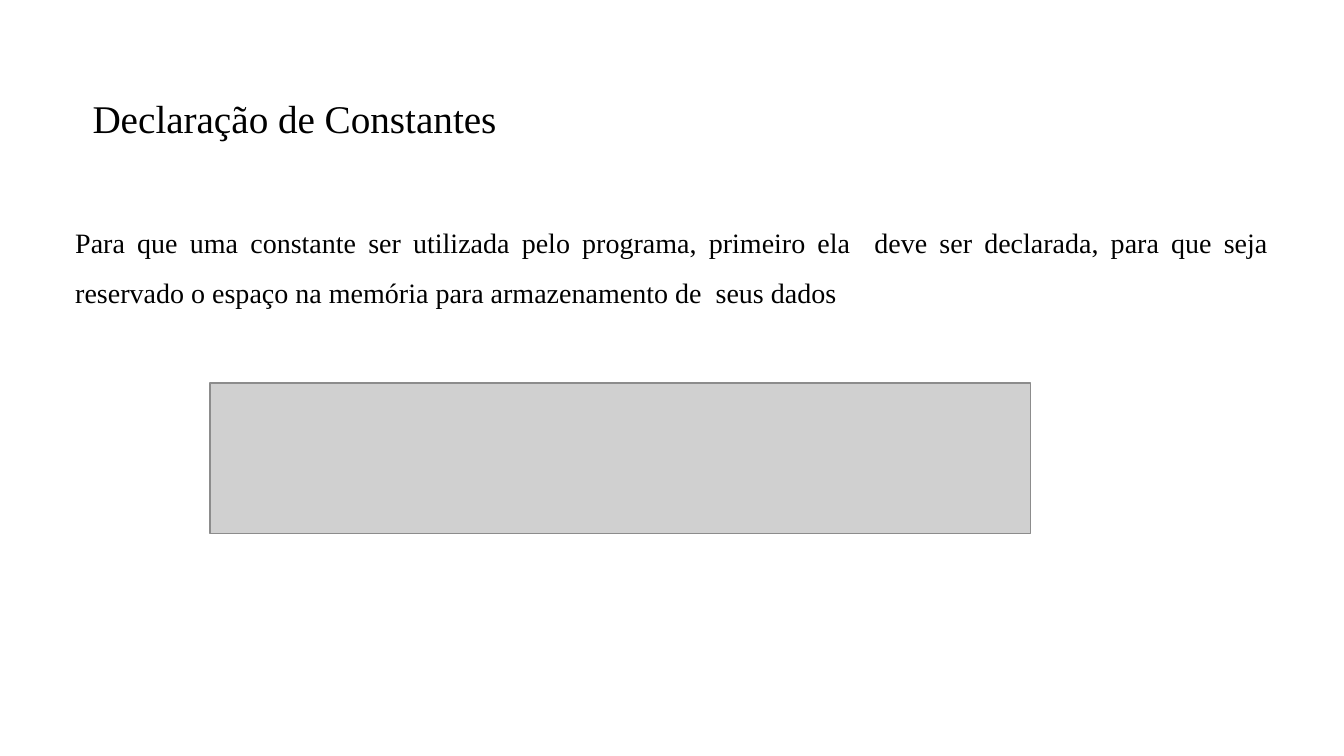
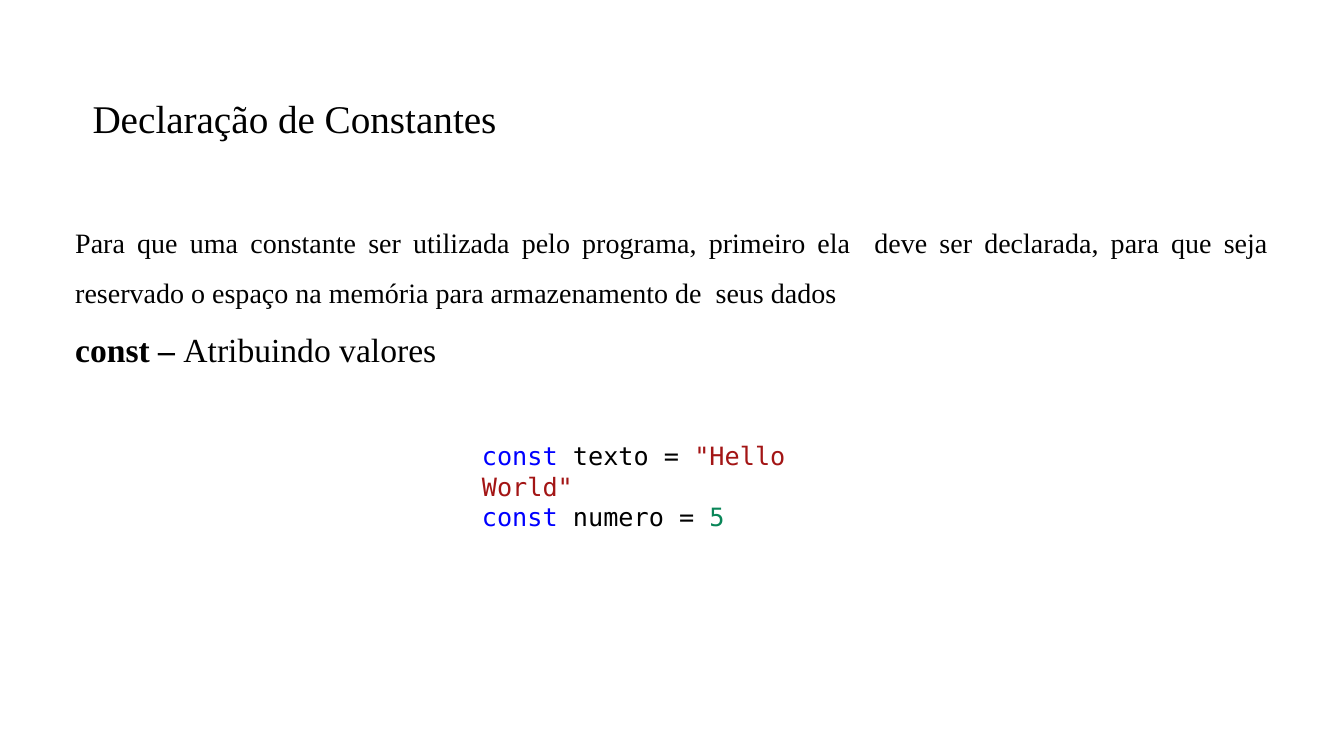
Before and after one commit to PedroMiho/Logica-de-Programacao, a slide deck: slide 18 of Módulo 02 - JavaScript/Aula 12 - Introdução ao JS/Introdução ao JS.pptx (slide 17 before the commit). Drawn at 1344x756 pixels with LibreOffice and Linux fonts; fonts in the diff are those of the drawing; grey boxes stand for pictures; background and template pictures are left out. Boxes give left, top, right and bottom in pixels: in the first picture for what was removed or moved away, otherwise in the second. Text is boxed around its words. In the diff, an @@ line names an element or a change of style, - is before the commit and + after.

```diff
--- a/Módulo 02 - JavaScript/Aula 12 - Introdução ao JS/Introdução ao JS.pptx
+++ b/Módulo 02 - JavaScript/Aula 12 - Introdução ao JS/Introdução ao JS.pptx
@@ text added at [75,338,436,363], 24 pt, text #000000 @@
+const – Atribuindo valores
@@ picture removed at [210,383,1030,533] @@
@@ text added at [482,445,785,527], 18 pt, text #000000 @@
+const texto = "Hello World"
+const numero = 5
```
Also in this commit, not shown: 3 other slides changed, 3 slides added, 4 slides removed, 9 other files.
